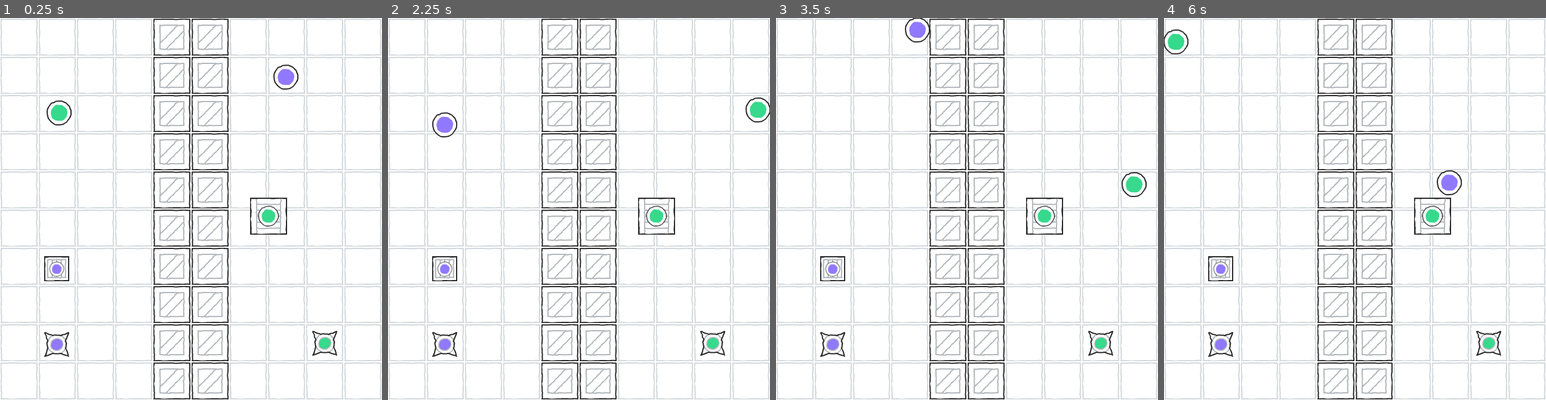
Above: before the commit, frames 1-4 (left to right).
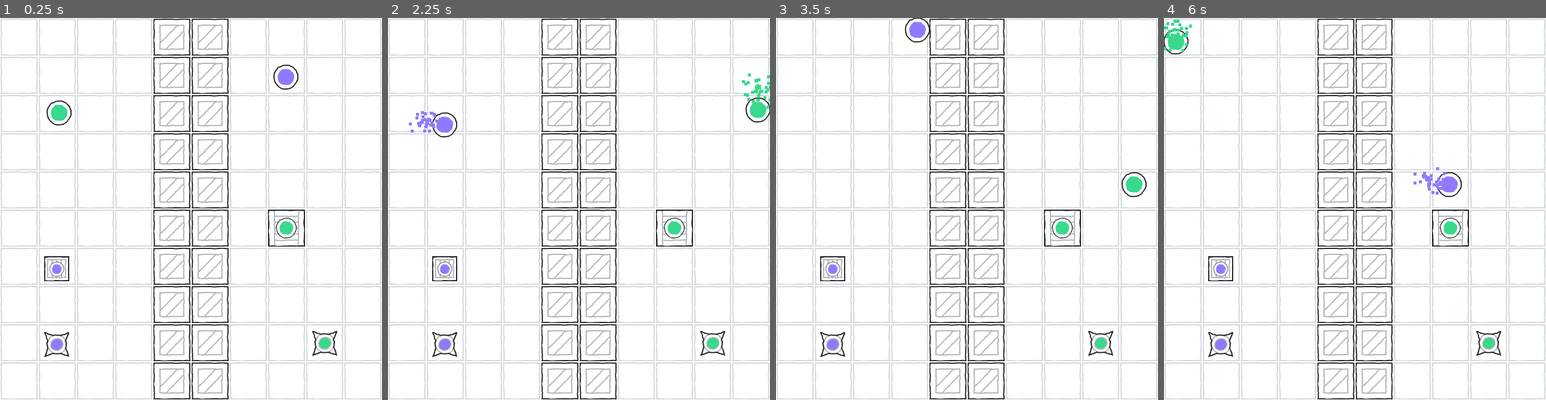
Above: after the commit, the same moments.

Repository: nath-ellis/circle-reversal
Game: Godot game, scene res://scenes/level_one.tscn
The game is run twice, just before and just after one commit, with the same random seed, the same clock (stepped at 60 frames per second) and the same inputs.
Inputs:
- Up to frame 1 (0.25 s): no input
- Up to frame 2 (2.25 s): tap Enter at 0.5 s; hold Right (right) 0.53-1.28 s; hold A (a) 0.53-1.28 s; tap D (d) at 0.8, 1.35 s; hold R (reverse) 1.28-2.03 s; tap S (s) at 1.55 s; tap Space at 2 s; hold Right (right) from 2.03 s (still down); hold S (s) from 2.03 s (still down)
- Up to frame 3 (3.5 s): tap W (w) at 2.3, 2.85 s; release Right (right) at 2.78 s; release S (s) at 2.78 s; hold Up (up) from 2.78 s (still down); tap A (a) at 3.05 s
- Up to frame 4 (6 s): release Up (up) at 3.53 s; hold A (a) 3.53-4.28 s; hold Left (left) 3.53-5.03 s; tap D (d) at 3.8, 4.35 s; tap S (s) at 4.55, 5.85 s; tap Enter at 5 s; hold R (reverse) 5.03-5.78 s; hold E (player_2_action) 5.03-5.78 s; tap W (w) at 5.3 s; tap Space at 5.75 s; hold Right (right) from 5.78 s (still down)

The runs differ from the first frame. In frame 1, 0.8% of the frame differs, in the area x 65-80%, y 47-60%; in frame 2, 1.1%; in frame 3, 0.8%; in frame 4, 1.3%, in the area x 0-80%, y 0-60%.

Commit message:
Added particles and a sound effect when the players are reversed

Diff:
--- a/scenes/level_one.tscn
+++ b/scenes/level_one.tscn
@@ -216,6 +216,7 @@
 position = Vector2(450, 332)
 
 [node name="Pathway" parent="Pathways" instance=ExtResource("7_vo6uf")]
+position = Vector2(30, 20)
 
 [node name="PlayerOne" parent="." instance=ExtResource("2_h4qa4")]
 position = Vector2(99, 159)
--- a/scenes/player_one.tscn
+++ b/scenes/player_one.tscn
@@ -1,7 +1,8 @@
-[gd_scene load_steps=4 format=3 uid="uid://crbyg22usjhey"]
+[gd_scene load_steps=5 format=3 uid="uid://crbyg22usjhey"]
 
 [ext_resource type="Texture2D" uid="uid://cih5get8jhfb5" path="res://assets/player_one.png" id="1_4atwn"]
 [ext_resource type="Script" path="res://scripts/player_one.gd" id="1_qjpqf"]
+[ext_resource type="AudioStream" uid="uid://dqycbyou5w8dv" path="res://assets/sfx/swoosh.mp3" id="3_ycimb"]
 
 [sub_resource type="CircleShape2D" id="CircleShape2D_0gkoj"]
 radius = 20.025
@@ -16,3 +17,19 @@
 
 [node name="CollisionShape2D" type="CollisionShape2D" parent="."]
 shape = SubResource("CircleShape2D_0gkoj")
+
+[node name="CPUParticles2D" type="CPUParticles2D" parent="."]
+emitting = false
+amount = 64
+lifetime = 0.15
+one_shot = true
+emission_shape = 1
+emission_sphere_radius = 25.0
+gravity = Vector2(0, -980)
+scale_amount_min = 5.0
+scale_amount_max = 5.0
+color = Color(0.215686, 0.85098, 0.54902, 1)
+
+[node name="Swoosh" type="AudioStreamPlayer2D" parent="."]
+stream = ExtResource("3_ycimb")
+volume_db = 15.0
--- a/scenes/player_two.tscn
+++ b/scenes/player_two.tscn
@@ -16,3 +16,15 @@
 
 [node name="CollisionShape2D" type="CollisionShape2D" parent="."]
 shape = SubResource("CircleShape2D_0gkoj")
+
+[node name="CPUParticles2D" type="CPUParticles2D" parent="."]
+emitting = false
+amount = 64
+lifetime = 0.15
+one_shot = true
+emission_shape = 1
+emission_sphere_radius = 25.0
+gravity = Vector2(0, -980)
+scale_amount_min = 5.0
+scale_amount_max = 5.0
+color = Color(0.568627, 0.47451, 1, 1)
--- a/scripts/level.gd
+++ b/scripts/level.gd
@@ -7,6 +7,9 @@
 @onready var player_two_hitbox = $PlayerTwo/CollisionShape2D
 @onready var player_one_goal_hitbox = $PlayerOneGoal/CollisionShape2D
 @onready var player_two_goal_hitbox = $PlayerTwoGoal/CollisionShape2D
+@onready var player_one_particles = $PlayerOne/CPUParticles2D
+@onready var player_two_particles = $PlayerTwo/CPUParticles2D
+@onready var player_swoosh_sfx = $PlayerOne/Swoosh
 @onready var pathways = $Pathways
 var block = false  # Prevent player movement while swapping positions
 
@@ -44,6 +47,11 @@
 
 func _physics_process(_delta):
 	if Input.is_action_just_released("reverse"):
+		player_swoosh_sfx.playing = true
+
+		player_one_particles.emitting = true
+		player_two_particles.emitting = true
+
 		block = true
 
 		enable_goal_collision()
Not shown, added: assets/sfx/swoosh.mp3.import
Not shown, added: assets/sfx/swoosh.mp3
